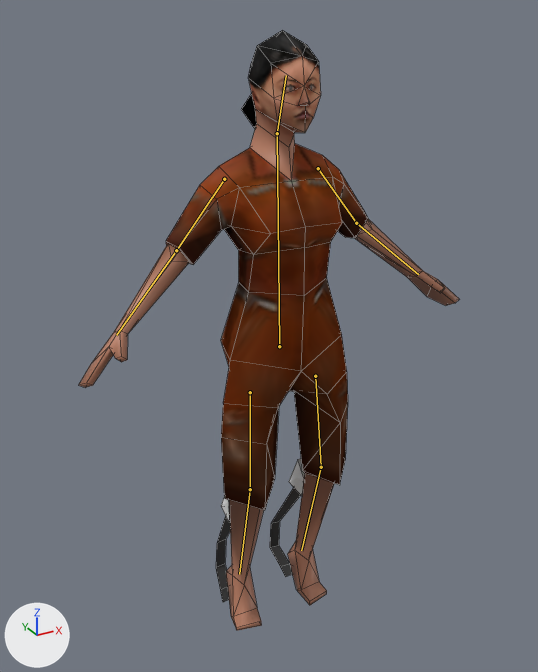
Two versions of the Blender file assets/models/player/chell.blend, one commit apart.
Rendered twice from a 50 mm camera at (-0.623, -1.093, 1.193) aimed at (0.0, 0.041, 0.626). The lights are fixed; the arrows at lower left show +X, +Y and +Z. The bones that bend it are drawn over the model as lines. Mesh edges are drawn as thin lines.

Names of what the first picture shows: 'chell'.
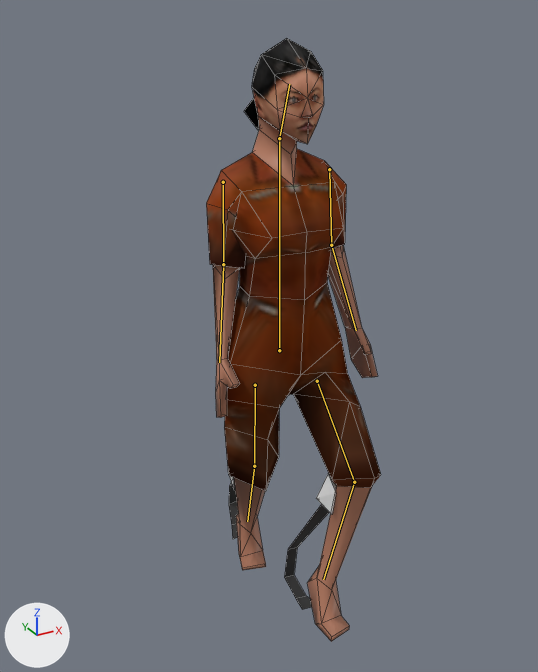
The newer file adds an action. The first version stands in its rest pose; the second is drawn at frame 1 of the action 'runc'.

Location of each change, (x1, y1, x2, y2) in pixels of the pictures (538 x 672 px):
'chell', posed (54% narrower): before (79, 30, 459, 631); after (206, 38, 381, 642)
bone 'Torso', root to tip: before (279, 346) to (277, 133); after (279, 350) to (279, 138)
bone 'UpperArm.L', root to tip: before (318, 168) to (356, 223); after (329, 169) to (331, 245)
bone 'UpperLeg.L', root to tip: before (315, 376) to (321, 467); after (317, 381) to (354, 482)
bone 'LowerLeg.L', root to tip: before (321, 467) to (301, 550); after (354, 482) to (323, 579)
bone 'Head', root to tip: before (277, 133) to (286, 75); after (279, 138) to (289, 84)
bone 'UpperArm.R', root to tip: before (224, 179) to (176, 250); after (223, 182) to (223, 264)
bone 'UpperLeg.R', root to tip: before (250, 392) to (250, 489); after (255, 385) to (254, 466)

The change in detail:
Bone 'Torso' (bone_torso) moves from (0.0, 0.0, 0.0) to (0.0, -0.009, 0.0).
Bone 'Torso' (bone_torso) turns from (0, 0, 0) to (0, 0, -1) degrees about its own x, y and z.
Bone 'UpperArm.L' (bone_upperarm_l) moves from (0.0, 0.0, 0.0) to (-0.02, 0.008, 0.0).
Bone 'UpperArm.L' (bone_upperarm_l) turns from (0, 0, 0) to (0, 13, -34) degrees about its own x, y and z.
Bone 'UpperLeg.L' (bone_upperleg_l) moves from (0.0, 0.0, 0.0) to (0.0, -0.001, 0.007).
Bone 'UpperLeg.L' (bone_upperleg_l) turns from (0, 0, 0) to (42, 0, -5) degrees about its own x, y and z.
Bone 'LowerLeg.L' (bone_lowerleg_l) turns from (0, 0, 0) to (-39, -6, -4) degrees about its own x, y and z.
Bone 'Head' (bone_head) turns from (0, 0, 0) to (6, 1, 3) degrees about its own x, y and z.
Bone 'UpperArm.R' (bone_upperarm_r) moves from (0.0, 0.0, 0.0) to (0.006, 0.002, 0.0).
Bone 'UpperArm.R' (bone_upperarm_r) turns from (0, 0, 0) to (0, -1, 39) degrees about its own x, y and z.
Bone 'UpperLeg.R' (bone_upperleg_r) moves from (0.0, 0.0, 0.0) to (-0.009, -0.021, 0.001).
Bone 'UpperLeg.R' (bone_upperleg_r) turns from (0, 0, 0) to (-14, 6, 6) degrees about its own x, y and z.
